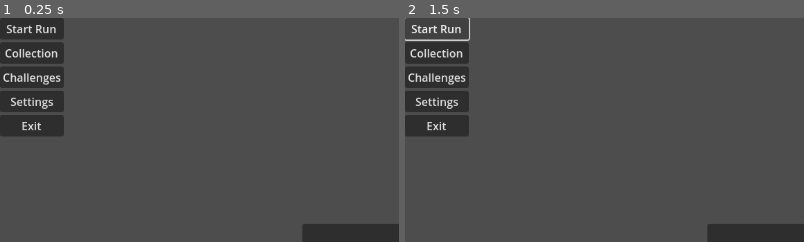
Above: before the commit, frames 1-2 (left to right).
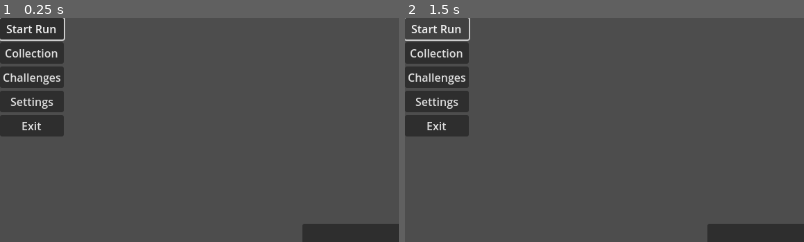
Above: after the commit, the same moments.

Repository: Millstreamu/Sprouts
Game: Godot game, scene res://scenes/meta/MainMenu.tscn
Same seed, same stepped clock (60 frames per second), same inputs: the game is played once before the commit and once after it.
Inputs:
- Up to frame 1 (0.25 s): no input
- Up to frame 2 (1.5 s): click "Start Run" at 0.5 s; click "Start Run" at 1.25 s
The pictures show only the part of the screen within x 0-50%, y 0-50%; the shares and areas given below are measured in that part.

The runs differ from the first frame. In frame 1, 0.2% of the frame differs, in the area x 0-17%, y 0-11%; in frame 2, nothing differs.
Error before the commit: Parse Error: Used space character for indentation instead of tab as used before in the file. (res://scripts/ui/MainMenu.gd:109)

Commit message:
auto format

Diff:
--- a/sprouts/scripts/ui/MainMenu.gd
+++ b/sprouts/scripts/ui/MainMenu.gd
@@ -107,8 +107,8 @@
 	get_tree().change_scene_to_file("res://scenes/meta/Collection.tscn")
 
 func _on_challenges() -> void:
-        print("MainMenu: Challenges selected")
-        get_tree().change_scene_to_file("res://scenes/meta/Challenges.tscn")
+		print("MainMenu: Challenges selected")
+		get_tree().change_scene_to_file("res://scenes/meta/Challenges.tscn")
 
 func _on_settings() -> void:
 	print("MainMenu: Settings selected")
--- a/sprouts/scripts/world/CommuneManager.gd
+++ b/sprouts/scripts/world/CommuneManager.gd
@@ -1,176 +1,176 @@
 extends Node
 
 var _base_category_weights: Dictionary = {
-    "default": {
-        "Nature": 1.0,
-        "Earth": 1.0,
-        "Water": 1.0,
-        "Nest": 0.5,
-        "Mystic": 0.5,
-        "Aggression": 0.5
-    },
-    "totem.heartseed": {
-        "Nature": 1.8,
-        "Earth": 1.0,
-        "Water": 1.0,
-        "Nest": 0.7,
-        "Mystic": 1.3,
-        "Aggression": 0.6
-    },
-    "totem.stoneward": {
-        "Nature": 1.0,
-        "Earth": 1.8,
-        "Water": 1.0,
-        "Nest": 1.3,
-        "Mystic": 0.7,
-        "Aggression": 1.3
-    },
-    "totem.wavecall": {
-        "Nature": 1.2,
-        "Earth": 0.9,
-        "Water": 1.8,
-        "Nest": 0.7,
-        "Mystic": 1.2,
-        "Aggression": 0.8
-    },
-    "totem.bloomspire": {
-        "Nature": 2.0,
-        "Earth": 0.9,
-        "Water": 1.0,
-        "Nest": 0.7,
-        "Mystic": 1.5,
-        "Aggression": 0.7
-    }
+	"default": {
+		"Nature": 1.0,
+		"Earth": 1.0,
+		"Water": 1.0,
+		"Nest": 0.5,
+		"Mystic": 0.5,
+		"Aggression": 0.5
+	},
+	"totem.heartseed": {
+		"Nature": 1.8,
+		"Earth": 1.0,
+		"Water": 1.0,
+		"Nest": 0.7,
+		"Mystic": 1.3,
+		"Aggression": 0.6
+	},
+	"totem.stoneward": {
+		"Nature": 1.0,
+		"Earth": 1.8,
+		"Water": 1.0,
+		"Nest": 1.3,
+		"Mystic": 0.7,
+		"Aggression": 1.3
+	},
+	"totem.wavecall": {
+		"Nature": 1.2,
+		"Earth": 0.9,
+		"Water": 1.8,
+		"Nest": 0.7,
+		"Mystic": 1.2,
+		"Aggression": 0.8
+	},
+	"totem.bloomspire": {
+		"Nature": 2.0,
+		"Earth": 0.9,
+		"Water": 1.0,
+		"Nest": 0.7,
+		"Mystic": 1.5,
+		"Aggression": 0.7
+	}
 }
 
 var _difficulty_multipliers: Dictionary = {
-    "easy": {
-        "Aggression": 0.6,
-        "Nest": 1.1,
-        "Mystic": 1.0,
-        "Nature": 1.0,
-        "Earth": 1.0,
-        "Water": 1.0
-    },
-    "medium": {
-        "Aggression": 1.0,
-        "Nest": 1.0,
-        "Mystic": 1.0,
-        "Nature": 1.0,
-        "Earth": 1.0,
-        "Water": 1.0
-    },
-    "hard": {
-        "Aggression": 1.3,
-        "Nest": 1.0,
-        "Mystic": 1.0,
-        "Nature": 1.0,
-        "Earth": 1.0,
-        "Water": 1.0
-    }
+	"easy": {
+		"Aggression": 0.6,
+		"Nest": 1.1,
+		"Mystic": 1.0,
+		"Nature": 1.0,
+		"Earth": 1.0,
+		"Water": 1.0
+	},
+	"medium": {
+		"Aggression": 1.0,
+		"Nest": 1.0,
+		"Mystic": 1.0,
+		"Nature": 1.0,
+		"Earth": 1.0,
+		"Water": 1.0
+	},
+	"hard": {
+		"Aggression": 1.3,
+		"Nest": 1.0,
+		"Mystic": 1.0,
+		"Nature": 1.0,
+		"Earth": 1.0,
+		"Water": 1.0
+	}
 }
 
 func _ready() -> void:
-    print("CommuneManager: ready")
+	print("CommuneManager: ready")
 
 func _get_category_weight_for(totem_id: String, difficulty: String, category: String) -> float:
-    var base_map: Dictionary = _base_category_weights.get(totem_id, _base_category_weights.get("default", {}))
-    var base_weight: float = float(base_map.get(category, 1.0))
-    var diff_map: Dictionary = _difficulty_multipliers.get(difficulty, _difficulty_multipliers.get("medium", {}))
-    var diff_mult: float = float(diff_map.get(category, 1.0))
-    return base_weight * diff_mult
+	var base_map: Dictionary = _base_category_weights.get(totem_id, _base_category_weights.get("default", {}))
+	var base_weight: float = float(base_map.get(category, 1.0))
+	var diff_map: Dictionary = _difficulty_multipliers.get(difficulty, _difficulty_multipliers.get("medium", {}))
+	var diff_mult: float = float(diff_map.get(category, 1.0))
+	return base_weight * diff_mult
 
 func _compute_tile_weight(tile_def: Dictionary, totem_id: String, difficulty: String) -> float:
-    var category: String = str(tile_def.get("category", ""))
-    if category.is_empty():
-        return 0.0
-    var weight: float = _get_category_weight_for(totem_id, difficulty, category)
-    if weight <= 0.0:
-        return 0.0
-    var tags_data := tile_def.get("tags", [])
-    if tags_data is Array:
-        var tags: Array = tags_data
-        if "unique" in tags:
-            weight *= 0.7
-    return weight
+	var category: String = str(tile_def.get("category", ""))
+	if category.is_empty():
+		return 0.0
+	var weight: float = _get_category_weight_for(totem_id, difficulty, category)
+	if weight <= 0.0:
+		return 0.0
+	var tags_data := tile_def.get("tags", [])
+	if tags_data is Array:
+		var tags: Array = tags_data
+		if "unique" in tags:
+			weight *= 0.7
+	return weight
 
 func _weighted_pick_indices(weights: Array[float], count: int) -> Array[int]:
-    var indices: Array[int] = []
-    var available: Array[int] = []
-    for i in range(weights.size()):
-        if weights[i] > 0.0:
-            available.append(i)
-    var remaining: int = count
-    while remaining > 0 and not available.is_empty():
-        var total_weight: float = 0.0
-        for idx in available:
-            total_weight += weights[idx]
-        if total_weight <= 0.0:
-            break
-        var roll: float = randf() * total_weight
-        var chosen_idx: int = -1
-        var accum: float = 0.0
-        for idx in available:
-            accum += weights[idx]
-            if roll <= accum:
-                chosen_idx = idx
-                break
-        if chosen_idx == -1:
-            chosen_idx = available[available.size() - 1]
-        indices.append(chosen_idx)
-        available.erase(chosen_idx)
-        remaining -= 1
-    return indices
+	var indices: Array[int] = []
+	var available: Array[int] = []
+	for i in range(weights.size()):
+		if weights[i] > 0.0:
+			available.append(i)
+	var remaining: int = count
+	while remaining > 0 and not available.is_empty():
+		var total_weight: float = 0.0
+		for idx in available:
+			total_weight += weights[idx]
+		if total_weight <= 0.0:
+			break
+		var roll: float = randf() * total_weight
+		var chosen_idx: int = -1
+		var accum: float = 0.0
+		for idx in available:
+			accum += weights[idx]
+			if roll <= accum:
+				chosen_idx = idx
+				break
+		if chosen_idx == -1:
+			chosen_idx = available[available.size() - 1]
+		indices.append(chosen_idx)
+		available.erase(chosen_idx)
+		remaining -= 1
+	return indices
 
 func generate_offers(
-    tile_defs: Dictionary,
-    unlocked_tile_entries: Array,
-    totem_id: String,
-    difficulty: String,
-    offer_count: int
+	tile_defs: Dictionary,
+	unlocked_tile_entries: Array,
+	totem_id: String,
+	difficulty: String,
+	offer_count: int
 ) -> Array:
-    var candidates: Array[Dictionary] = []
-    var weights: Array[float] = []
-    for entry in unlocked_tile_entries:
-        if not (entry is Dictionary):
-            continue
-        if not bool(entry.get("unlocked", false)):
-            continue
-        var tile_id: String = str(entry.get("id", ""))
-        if tile_id.is_empty():
-            continue
-        if not tile_defs.has(tile_id):
-            continue
-        var def: Dictionary = tile_defs[tile_id]
-        var weight: float = _compute_tile_weight(def, totem_id, difficulty)
-        if weight <= 0.0:
-            continue
-        candidates.append(entry)
-        weights.append(weight)
-    if candidates.is_empty():
-        print("CommuneManager: no candidates for offers")
-        return []
-    var indices: Array[int] = _weighted_pick_indices(weights, offer_count)
-    var offers: Array = []
-    for idx in indices:
-        if idx < 0 or idx >= candidates.size():
-            continue
-        var entry: Dictionary = candidates[idx]
-        var tile_id: String = str(entry.get("id", ""))
-        if tile_id.is_empty():
-            continue
-        var name: String = str(entry.get("name", tile_id))
-        var category: String = ""
-        var description: String = ""
-        if tile_defs.has(tile_id):
-            var def: Dictionary = tile_defs[tile_id]
-            name = str(def.get("name", name))
-            category = str(def.get("category", ""))
-            description = str(def.get("description", ""))
-        offers.append({
-            "id": tile_id,
-            "name": name,
-            "category": category,
-            "description": description
-        })
-    return offers
+	var candidates: Array[Dictionary] = []
+	var weights: Array[float] = []
+	for entry in unlocked_tile_entries:
+		if not (entry is Dictionary):
+			continue
+		if not bool(entry.get("unlocked", false)):
+			continue
+		var tile_id: String = str(entry.get("id", ""))
+		if tile_id.is_empty():
+			continue
+		if not tile_defs.has(tile_id):
+			continue
+		var def: Dictionary = tile_defs[tile_id]
+		var weight: float = _compute_tile_weight(def, totem_id, difficulty)
+		if weight <= 0.0:
+			continue
+		candidates.append(entry)
+		weights.append(weight)
+	if candidates.is_empty():
+		print("CommuneManager: no candidates for offers")
+		return []
+	var indices: Array[int] = _weighted_pick_indices(weights, offer_count)
+	var offers: Array = []
+	for idx in indices:
+		if idx < 0 or idx >= candidates.size():
+			continue
+		var entry: Dictionary = candidates[idx]
+		var tile_id: String = str(entry.get("id", ""))
+		if tile_id.is_empty():
+			continue
+		var name: String = str(entry.get("name", tile_id))
+		var category: String = ""
+		var description: String = ""
+		if tile_defs.has(tile_id):
+			var def: Dictionary = tile_defs[tile_id]
+			name = str(def.get("name", name))
+			category = str(def.get("category", ""))
+			description = str(def.get("description", ""))
+		offers.append({
+			"id": tile_id,
+			"name": name,
+			"category": category,
+			"description": description
+		})
+	return offers
